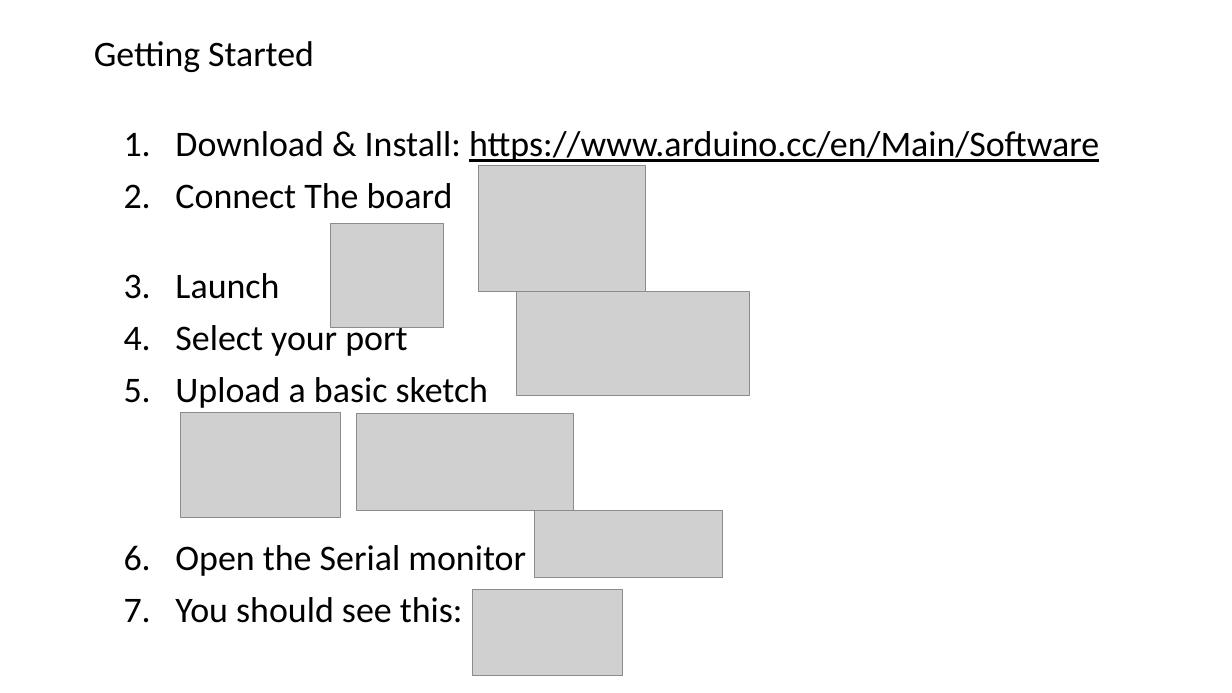
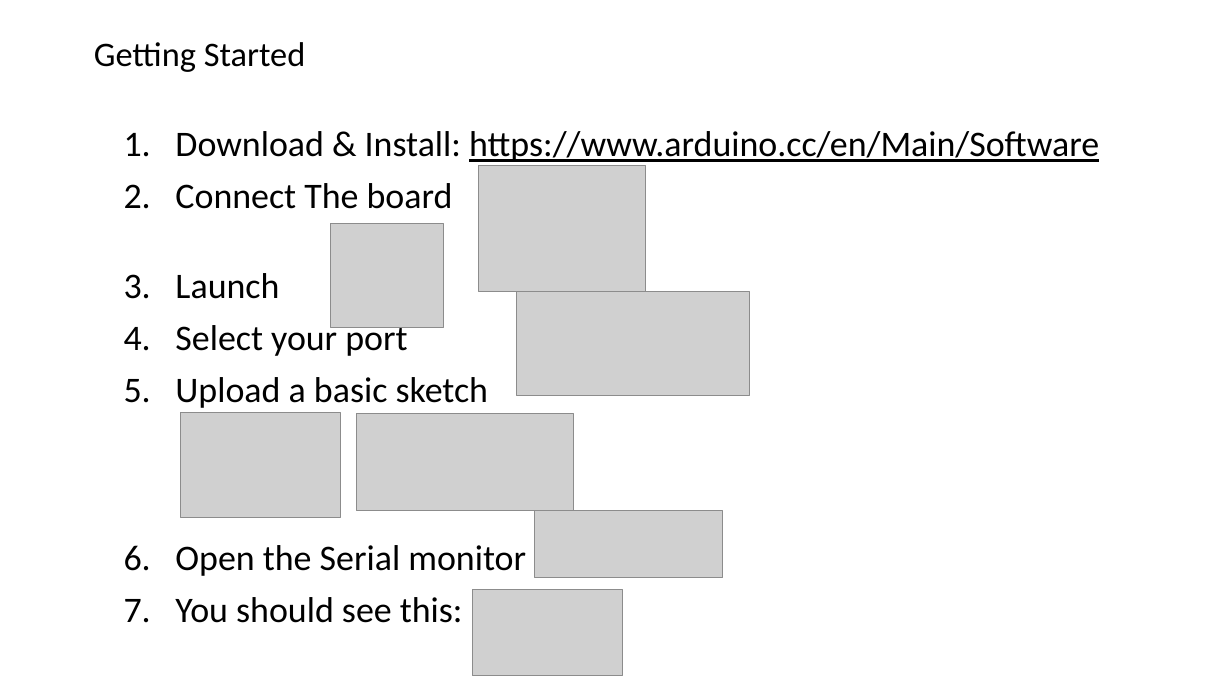
Before and after one commit to geobarteam/codingdojo, a slide deck: slide 2 of Arduino/CodingDojo.odp. Drawn at 1232x693 pixels with LibreOffice and Linux fonts; fonts in the diff are those of the drawing; grey boxes stand for pictures. Boxes give left, top, right and bottom in pixels: in the first picture for what was removed or moved away, otherwise in the second. Text is boxed around its words. In the diff, an @@ line names an element or a change of style, - is before the commit and + after.

```diff
--- a/Arduino/CodingDojo.odp
+++ b/Arduino/CodingDojo.odp
@@ title "Getting Started" at (94, 42, 306, 72): size 27.9 to 26.8 pt @@
```
Also in this commit, not shown: 3 other slides changed, 4 other files.
